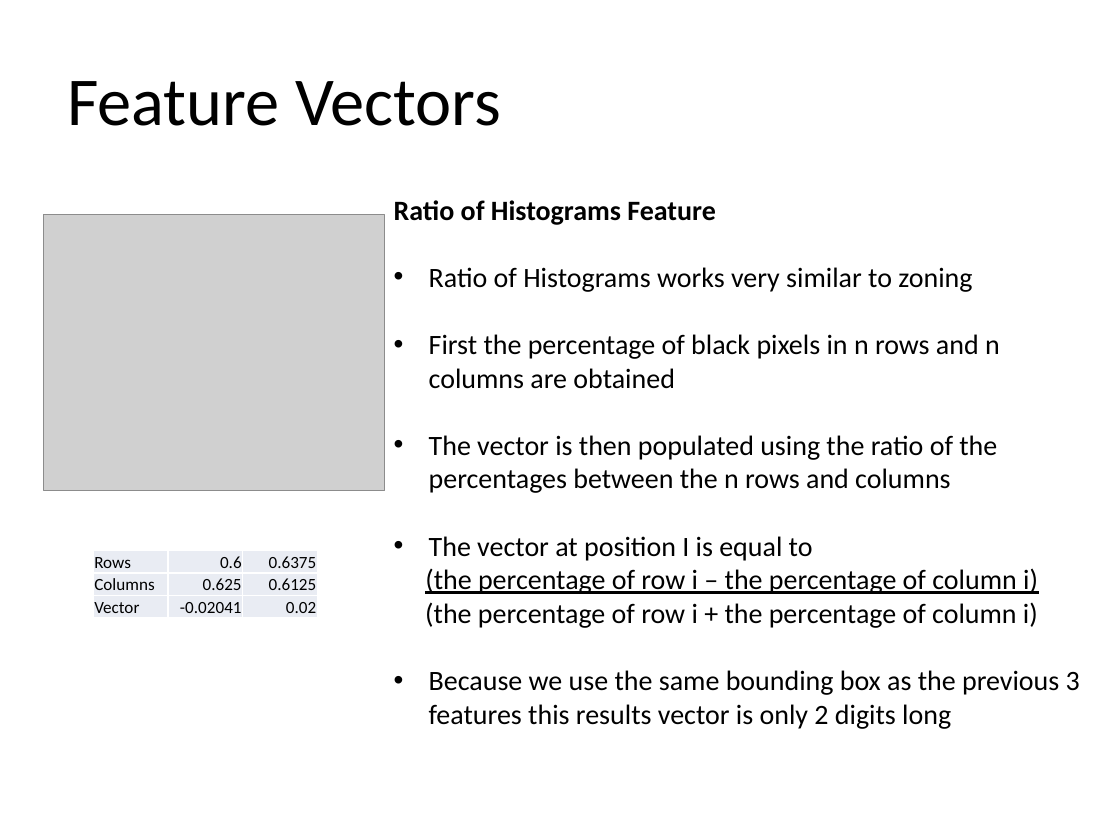
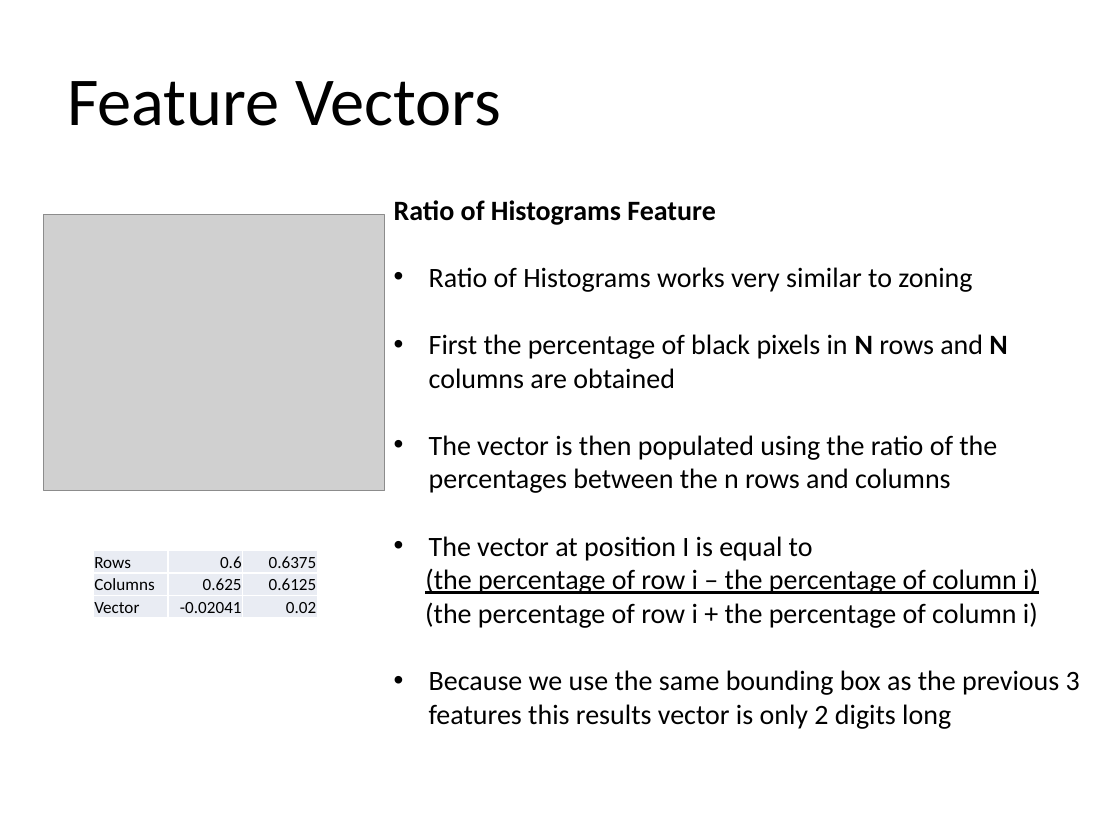
Before and after one commit to hilts-vaughan/cp467, a slide deck: slide 6 of Mean Vector Clustering w.pptx. Drawn at 1120x840 pixels with LibreOffice and Linux fonts; fonts in the diff are those of the drawing; grey boxes stand for pictures. Boxes give left, top, right and bottom in pixels: in the first picture for what was removed or moved away, otherwise in the second. Text is boxed around its words. In the diff, an @@ line names an element or a change of style, - is before the commit and + after.

```diff
--- a/Mean Vector Clustering w.pptx
+++ b/Mean Vector Clustering w.pptx
@@ text at (429, 334, 1007, 389): text changed @@
-• First the percentage of black pixels in n rows and n columns are obtained
+• First the percentage of black pixels in N rows and N columns are obtained
```
Also in this commit, not shown: 4 other slides changed, 4 slides added, 1 slide removed.
